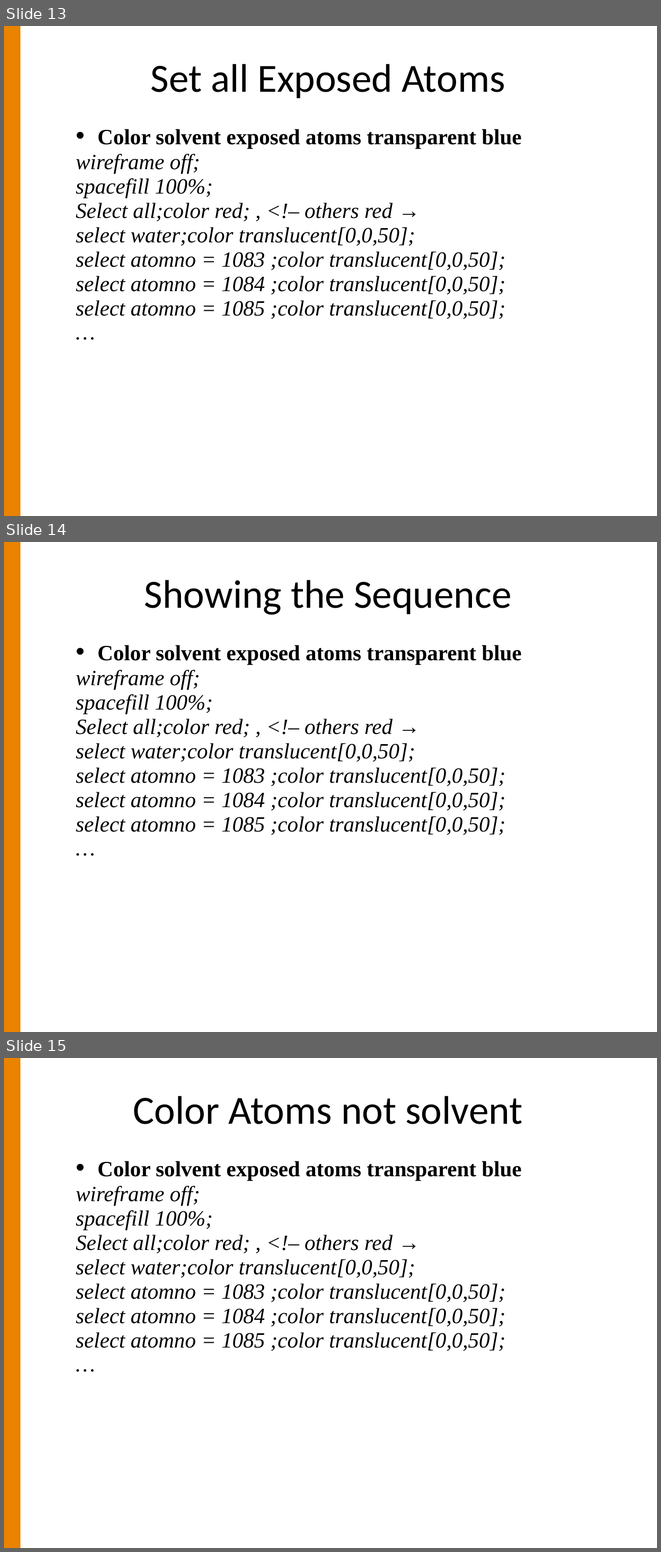
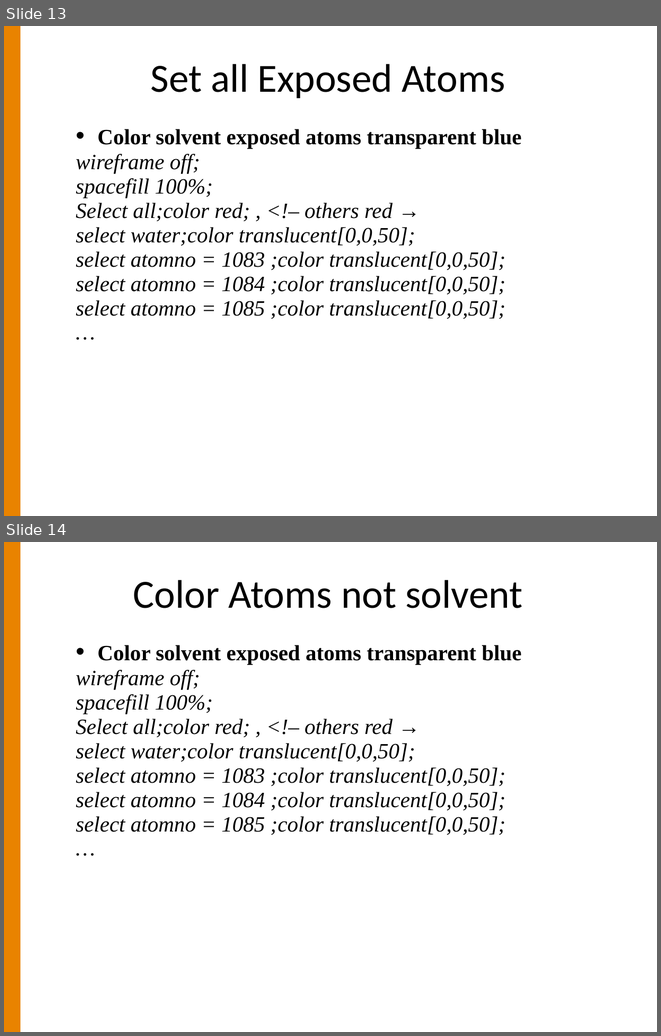
Before and after one commit to lordjoe/hydra-proteomics, a slide deck: jxtandem/Cascadia/2012/IlyaLabTalk.ppt. Shown one above the other, each under a label of ours: slides 13, 14 and 15 before the commit, slides 13 and 14 after it. The pictures are 661x1552 and 661x1036 pixels, drawn with LibreOffice and Linux fonts; fonts in the diff are those of the drawing; background and template pictures are left out. Boxes give left, top, right and bottom in pixels: in the first picture for what was removed or moved away, otherwise in the second. Text is boxed around its words. In the diff, an @@ line names an element or a change of style, - is before the commit and + after.

```diff
--- a/jxtandem/Cascadia/2012/IlyaLabTalk.ppt
+++ b/jxtandem/Cascadia/2012/IlyaLabTalk.ppt
@@ slide 14 removed at bbox=[4, 542, 657, 1032], background #FFFFFF; not listed: 1 template element that a slide beside it also shows @@
@@ title removed at bbox=[144, 580, 511, 615] @@
-Showing the Sequence
@@ text removed at bbox=[76, 645, 521, 835] @@
-• Color solvent exposed atoms transparent blue
-wireframe off;
-spacefill 100%;
-Select all;color red; , <!– others red →
-select water;color translucent[0,0,50];
-select atomno = 1083 ;color translucent[0,0,50];
-select atomno = 1084 ;color translucent[0,0,50]; select atomno = 1085 ;color translucent[0,0,50];
-…
@@ what was slide 15 is now slide 14 @@
```
Also in this commit, not shown: 2 slides changed, 1 slide added, 2 other files.
